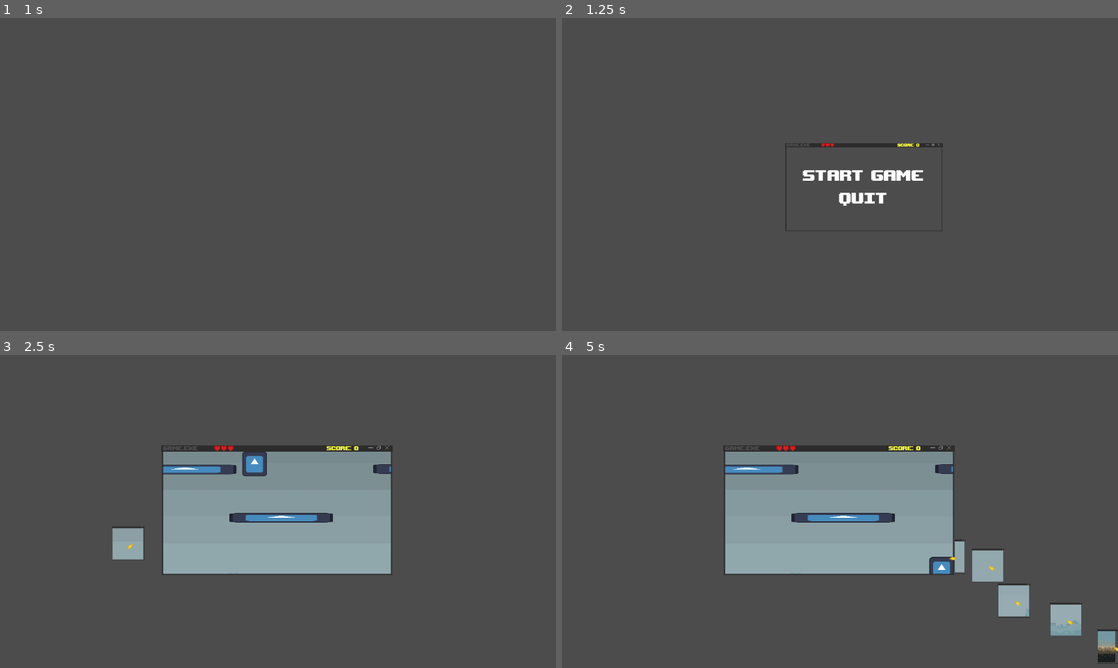
Above: before the commit, frames 1-4 (two rows, left to right).
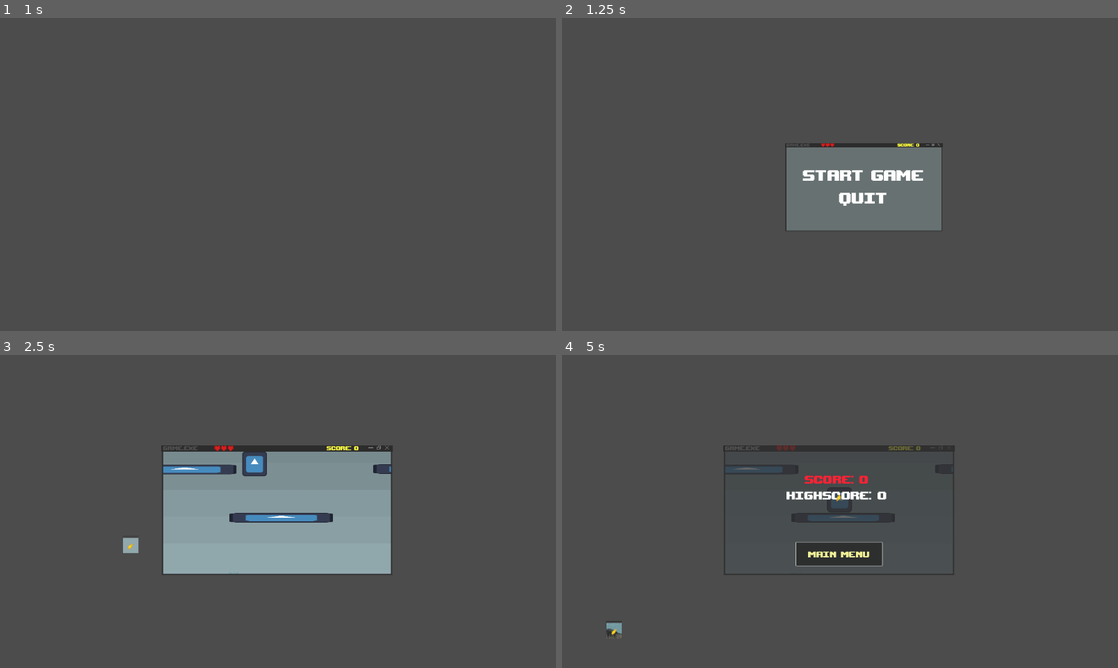
Above: after the commit, the same moments.

Repository: jacmaxmat/gamejam-dns
Game: Godot game, scene res://system obstacles/main.tscn
The game is run twice, just before and just after one commit, with the same random seed, the same clock (stepped at 60 frames per second) and the same inputs. The engine's default icon, where the game draws it, is replaced by a stand-in: a white triangle on a blue panel in a dark square.
Inputs (mouse positions are in pixels of both pictures, inside the frame that each line leads up to):
- Up to frame 1 (1 s): tap Enter at 0.5 s; move the mouse to (400, 158) at 0.52 s; press the mouse at (400, 158) at 0.53 s; hold D (move_right) from 0.53 s (still down); tap Space (jump) at 0.77 s
- Up to frame 2 (1.25 s): keep holding D (move_right)
- Up to frame 3 (2.5 s): release D (move_right) at 1.25 s; release the mouse at (400, 495) at 1.25 s; click "Start Game" at 1.25 s; tap Space (jump) at 2, 2.27 s; move the mouse to (166, 527) at 2.02 s; hold D (move_right) from 2.03 s (still down); click (166, 527) at 2.1 s
- Up to frame 4 (5 s): move the mouse to (895, 442) at 2.77 s; release D (move_right) at 2.78 s; press the mouse at (895, 442) at 2.78 s; hold Left (ui_left) 2.78-3.53 s; move the mouse to (812, 574) at 3.52 s; release the mouse at (812, 574) at 3.53 s; hold D (move_right) from 3.53 s (still down); click (812, 574) at 3.6 s; tap Up (ui_up) at 3.77, 4.52 s; move the mouse to (1006, 558) at 4.27 s; press the mouse at (1006, 558) at 4.28 s

Frame 1 is identical in both runs. In frame 2, 6.7% of the frame differs, in the area x 40-69%, y 41-68%; in frame 3, 0.4%; in frame 4, 18%, in the area x 7-100%, y 28-99%.

Commit message:
Grywalne

Diff:
--- a/Player/Bullet.tscn
+++ b/Player/Bullet.tscn
@@ -50,13 +50,20 @@
 
 [node name="SubViewportContainer" parent="." unique_id=2093898323 instance=ExtResource("3_ft26q")]
 z_index = -4
-offset_left = -38.0
-offset_top = -36.0
-offset_right = 42.0
-offset_bottom = 44.0
+offset_left = -16.0
+offset_top = -16.0
+offset_right = 16.0
+offset_bottom = 16.0
 
-[node name="TextureRect" parent="SubViewportContainer/SubViewport" parent_id_path=PackedInt32Array(2093898323, 1565600406) index="0" unique_id=1998533188]
+[node name="SubViewport" parent="SubViewportContainer" index="0" unique_id=1565600406]
+size = Vector2i(32, 32)
+
+[node name="TextureRect" parent="SubViewportContainer/SubViewport" index="0" unique_id=1998533188]
 z_index = -4
+
+[node name="Sprite2D" parent="SubViewportContainer" index="1" unique_id=1382969170]
+position = Vector2(15.500002, 13.999998)
+scale = Vector2(0.06874999, 0.13333334)
 
 [connection signal="area_entered" from="BulletHitbox" to="." method="_on_bullet_hitbox_area_entered"]
 [connection signal="screen_exited" from="BulletHitbox/VisibleOnScreenNotifier2D" to="BulletHitbox" method="_on_visible_on_screen_notifier_2d_screen_exited"]
--- a/Player/Player.tscn
+++ b/Player/Player.tscn
@@ -221,6 +221,9 @@
 states/legs_idle/position = Vector2(352, 97)
 transitions = ["Start", "legs_idle", SubResource("AnimationNodeStateMachineTransition_v0k0e"), "legs_idle", "End", SubResource("AnimationNodeStateMachineTransition_5wa8t"), "legs_idle", "jump", SubResource("AnimationNodeStateMachineTransition_p7tob")]
 
+[sub_resource type="RectangleShape2D" id="RectangleShape2D_bhunq"]
+size = Vector2(18, 18.5)
+
 [node name="Player" type="CharacterBody2D" unique_id=283957801 node_paths=PackedStringArray("gravity_component", "input_component", "movement_component", "jump_component", "shooting_component", "aim_component", "animation_component")]
 scale = Vector2(2, 2)
 collision_layer = 2
@@ -291,3 +294,12 @@
 position = Vector2(0, 1)
 scale = Vector2(0.2, 0.2)
 texture = ExtResource("2_p34sf")
+
+[node name="PlayerHurtbox" type="Area2D" parent="." unique_id=1514838771]
+collision_layer = 512
+collision_mask = 0
+
+[node name="CollisionShape2D" type="CollisionShape2D" parent="PlayerHurtbox" unique_id=1187250055]
+position = Vector2(0, 0.75)
+shape = SubResource("RectangleShape2D_bhunq")
+debug_color = Color(0.66653115, 0.51161075, 0, 0.41960785)
--- a/Player/player.gd
+++ b/Player/player.gd
@@ -25,4 +25,4 @@
 	move_and_slide()
 
 func hit(amount):
-	Global.change_health(amount)
+	Global.update_health(amount)
--- a/enemy.gd
+++ b/enemy.gd
@@ -12,15 +12,24 @@
 # Called every frame. 'delta' is the elapsed time since the previous frame.
 func _process(delta: float) -> void:
 	global_position= global_position.move_toward(target.global_position + Vector2(240,135), move_speed * delta)
+	if global_position.distance_to(Global.player.global_position + Vector2(240,135)) < 32:
+		Global.player.hit(1)
+		queue_free()
 
 func _on_area_2d_body_entered(body: Node2D) -> void:
 	print(body)
-	if body.has_method("hit"):
-		body.hit(1)
-	queue_free()
-
+	#if body.has_method("hit"):
+		#body.hit(1)
+	#queue_free()
+	#
 func hit(damage):
 	health -= damage
 	if health <= 0:
 		Global.add_score(50)
 		queue_free()
+
+func _on_area_2d_area_entered(area: Area2D) -> void:
+	pass
+	#if area.has_method("hit"):
+		#area.hit(1)
+	#queue_free()
--- a/enemy.tscn
+++ b/enemy.tscn
@@ -11,17 +11,18 @@
 [node name="Enemy" type="Node2D" unique_id=1783562719]
 script = ExtResource("1_4gyqm")
 
+[node name="Sprite2D" type="Sprite2D" parent="." unique_id=620188988]
+scale = Vector2(0.3, 0.3)
+texture = ExtResource("1_7k104")
+
 [node name="Area2D" type="Area2D" parent="." unique_id=2071093548]
 collision_layer = 8
-collision_mask = 2
+collision_mask = 512
 script = ExtResource("2_iifgy")
 
 [node name="CollisionShape2D" type="CollisionShape2D" parent="Area2D" unique_id=13519060]
 shape = SubResource("CircleShape2D_bhunq")
-
-[node name="Sprite2D" type="Sprite2D" parent="." unique_id=620188988]
-scale = Vector2(0.3, 0.3)
-texture = ExtResource("1_7k104")
+debug_color = Color(0.93546635, 0.11627, 0.564135, 0.41960785)
 
 [node name="SubViewportContainer" parent="." unique_id=2093898323 instance=ExtResource("3_qi2p4")]
 z_index = -3
@@ -34,6 +35,7 @@
 position = Vector2(32, 31.000002)
 scale = Vector2(0.13333333, 0.25185186)
 
+[connection signal="area_entered" from="Area2D" to="." method="_on_area_2d_area_entered"]
 [connection signal="body_entered" from="Area2D" to="." method="_on_area_2d_body_entered"]
 
 [editable path="SubViewportContainer"]
--- a/enemy_flying.gd
+++ b/enemy_flying.gd
@@ -20,7 +20,9 @@
 	if global_position.distance_to(target.global_position + target_offset) < 100:
 		if $ShootTimer.is_stopped():
 			$ShootTimer.start()
-
+	if global_position.distance_to(Global.player.global_position + Vector2(240,135)) < 32:
+		Global.player.hit(1)
+		queue_free()
 
 func _on_area_2d_body_entered(body: Node2D) -> void:
 	if body.has_method("hit"):
--- a/falling_projectile.gd
+++ b/falling_projectile.gd
@@ -10,7 +10,9 @@
 # Called every frame. 'delta' is the elapsed time since the previous frame.
 func _process(delta: float) -> void:
 	global_position.y += falling_speed * delta
-
+	if global_position.distance_to(Global.player.global_position + Vector2(240,135)) < 32:
+		Global.player.hit(1)
+		queue_free()
 
 func _on_area_entered(area: Area2D) -> void:
 	if area.has_method("hit"):
--- a/menus/final_screen.gd
+++ b/menus/final_screen.gd
@@ -15,11 +15,19 @@
 	#initialize_your_stats()
 
 func _process(delta):
-	pass
+	if Global.is_game_over:
+		game_over()
 
 #func _on_retry_pressed() -> void:
 	#get_tree().paused = false
 	#get_tree().reload_current_scene()
+
+func game_over():
+	Global.window.global_position = Global.window.global_position.move_toward(Vector2(334.0,187.0), 10)
+	Global.window.frame.size = Global.window.frame.size.move_toward(Vector2(480,270), 10)
+	if Global.window.global_position == Vector2(334.0,187.0) and Global.window.frame.size == Vector2(480,270):
+		$Menu.grab_focus()
+		visible = true
 
 
 func _on_menu_pressed() -> void:
--- a/menus/final_screen.tscn
+++ b/menus/final_screen.tscn
@@ -13,7 +13,6 @@
 grow_vertical = 2
 
 [node name="FinalScreen" type="Control" parent="." unique_id=805079245]
-visible = false
 layout_mode = 1
 anchors_preset = 15
 anchor_right = 1.0
@@ -23,12 +22,15 @@
 script = ExtResource("1_pyxie")
 
 [node name="TextureRect2" type="TextureRect" parent="FinalScreen" unique_id=642151123]
-visible = false
 modulate = Color(0.19607843, 0.19607843, 0.19607843, 0.7411765)
 layout_mode = 1
 anchors_preset = 15
 anchor_right = 1.0
 anchor_bottom = 1.0
+offset_left = 300.0
+offset_top = 130.0
+offset_right = -288.0
+offset_bottom = -226.0
 grow_horizontal = 2
 grow_vertical = 2
 
@@ -81,6 +83,7 @@
 offset_right = 850.0
 offset_bottom = 401.0
 scale = Vector2(0.5, 0.5)
+theme_override_colors/font_focus_color = Color(0.9490196, 0.9490196, 0.59607846, 1)
 theme_override_fonts/font = ExtResource("2_30ftb")
 theme_override_font_sizes/font_size = 48
 text = "Main Menu"
--- a/menus/title_screen.tscn
+++ b/menus/title_screen.tscn
@@ -1,6 +1,7 @@
 [gd_scene format=3 uid="uid://s1otfbodyphd"]
 
 [ext_resource type="Script" uid="uid://b2r2dysbk44y1" path="res://menus/title_screen.gd" id="1_m4alt"]
+[ext_resource type="Texture2D" uid="uid://f048om40enbm" path="res://assety/b.png" id="2_dpr3f"]
 [ext_resource type="FontFile" uid="uid://e20nougn4186" path="res://font/upheaval/upheavtt.ttf" id="2_i63b8"]
 
 [sub_resource type="StyleBoxFlat" id="StyleBoxFlat_frbl3"]
@@ -10,7 +11,6 @@
 
 [node name="TitleScreen" type="Control" unique_id=1027695133]
 process_mode = 2
-visible = false
 layout_mode = 3
 anchors_preset = 15
 anchor_right = 1.0
@@ -18,6 +18,15 @@
 grow_horizontal = 2
 grow_vertical = 2
 script = ExtResource("1_m4alt")
+
+[node name="TextureRect" type="TextureRect" parent="." unique_id=2048770605]
+modulate = Color(0.40784314, 0.44705883, 0.44705883, 1)
+layout_mode = 0
+offset_left = 539.0
+offset_top = 212.0
+offset_right = 603.0
+offset_bottom = 281.0
+texture = ExtResource("2_dpr3f")
 
 [node name="VBoxContainer" type="VBoxContainer" parent="." unique_id=587451159]
 layout_mode = 1
@@ -31,12 +40,14 @@
 grow_vertical = 2
 
 [node name="StartGameButton" type="Button" parent="VBoxContainer" unique_id=871562043]
+texture_filter = 1
 layout_mode = 2
 size_flags_horizontal = 4
 size_flags_vertical = 0
 focus_neighbor_top = NodePath("../QuitButton")
 focus_neighbor_bottom = NodePath("../QuitButton")
 theme_override_colors/font_color = Color(1, 1, 1, 1)
+theme_override_colors/font_focus_color = Color(0.8117647, 0.6745098, 0.32941177, 1)
 theme_override_colors/font_pressed_color = Color(0.580392, 0.580392, 0.580392, 1)
 theme_override_colors/font_hover_color = Color(0.823529, 0.823529, 0.823529, 1)
 theme_override_fonts/font = ExtResource("2_i63b8")
@@ -48,12 +59,14 @@
 alignment = 0
 
 [node name="QuitButton" type="Button" parent="VBoxContainer" unique_id=1928437320]
+texture_filter = 1
 layout_mode = 2
 size_flags_horizontal = 4
 size_flags_vertical = 0
 focus_neighbor_top = NodePath("../StartGameButton")
 focus_neighbor_bottom = NodePath("../StartGameButton")
 theme_override_colors/font_color = Color(1, 1, 1, 1)
+theme_override_colors/font_focus_color = Color(0.8117647, 0.6745098, 0.32941177, 1)
 theme_override_colors/font_pressed_color = Color(0.580392, 0.580392, 0.580392, 1)
 theme_override_colors/font_hover_color = Color(0.823529, 0.823529, 0.823529, 1)
 theme_override_fonts/font = ExtResource("2_i63b8")
--- a/project.godot
+++ b/project.godot
@@ -27,7 +27,6 @@
 window/size/borderless=true
 window/size/always_on_top=true
 window/size/transparent=true
-window/size/no_focus=true
 window/hdr/request_hdr_output=true
 window/stretch/mode="viewport"
 window/stretch/aspect="expand"
--- a/system obstacles/Global.gd
+++ b/system obstacles/Global.gd
@@ -26,13 +26,9 @@
 
 # Called every frame. 'delta' is the elapsed time since the previous frame.
 func _process(delta: float) -> void:
-	#if Input.is_action_just_pressed("ui_left"):
-		#game_over()
-	if is_game_over:
-		window.global_position = window.global_position.move_toward(Vector2(334.0,187.0), 10)
-		window.frame.size = window.frame.size.move_toward(Vector2(480,270), 10)
-		if window.global_position == Vector2(334.0,187.0) and window.frame.size == Vector2(480,270):
-			final_screen.visible = true
+	if Input.is_action_just_pressed("ui_left"):
+		game_over()
+	pass
 
 
 func add_score(amount):
@@ -40,12 +36,12 @@
 	hud.update_score(amount)
 
 func update_health(amount):
-	player.health = clamp(player.health, player.health+amount, 0)
+	player.health = max(0, player.health-amount)
 	hud.update_health(player.health)
 	if player.health <= 0:
 		game_over()
 
-
 func game_over():
+	final_screen.game_over()
 	get_tree().paused = true
 	is_game_over = true
--- a/system obstacles/camera_2d.gd
+++ b/system obstacles/camera_2d.gd
@@ -4,7 +4,7 @@
 # Called when the node enters the scene tree for the first time.
 func _ready() -> void:
 	Global.cam = self
-
+	global_position = get_parent().get_parent().get_parent().global_position
 # Called every frame. 'delta' is the elapsed time since the previous frame.
 func _process(delta: float) -> void:
 
--- a/system obstacles/cursor.gd
+++ b/system obstacles/cursor.gd
@@ -27,10 +27,12 @@
 
 func hit(damage):
 	health -= damage
+	$bialykursor.visible = true
 	if health <= 0:
 		Global.add_score(30)
 		queue_free()
-
+	await get_tree().create_timer(.1).timeout
+	$bialykursor.visible = false
 
 func _on_area_2d_area_entered(area: Area2D) -> void:
 	is_dragging = true
--- a/system obstacles/cursor.tscn
+++ b/system obstacles/cursor.tscn
@@ -2,15 +2,16 @@
 
 [ext_resource type="Script" uid="uid://dy0qn3xxo543q" path="res://system obstacles/cursor.gd" id="1_33ngw"]
 [ext_resource type="Texture2D" uid="uid://cq2toap4mqvbk" path="res://assety/kursor.png" id="2_33ngw"]
+[ext_resource type="Texture2D" uid="uid://cn7qrxm3bqud1" path="res://assety/kursorbialy.png" id="3_3b742"]
 
 [sub_resource type="RectangleShape2D" id="RectangleShape2D_5l68f"]
-size = Vector2(24, 24)
+size = Vector2(50, 48)
 
 [node name="Cursor" type="Node2D" unique_id=1389714305]
 script = ExtResource("1_33ngw")
 
 [node name="Sprite2D" type="Sprite2D" parent="." unique_id=1725713856]
-scale = Vector2(1.5, 1.5)
+scale = Vector2(2, 2)
 texture = ExtResource("2_33ngw")
 
 [node name="Area2D" type="Area2D" parent="." unique_id=410495786]
@@ -18,6 +19,13 @@
 collision_mask = 2097152
 
 [node name="CollisionShape2D" type="CollisionShape2D" parent="Area2D" unique_id=571265894]
+position = Vector2(-2, -2)
 shape = SubResource("RectangleShape2D_5l68f")
 
+[node name="bialykursor" type="Sprite2D" parent="." unique_id=118420746]
+visible = false
+z_index = 1
+scale = Vector2(2, 2)
+texture = ExtResource("3_3b742")
+
 [connection signal="area_entered" from="Area2D" to="." method="_on_area_2d_area_entered"]
--- a/system obstacles/cursor_dragging.gd
+++ b/system obstacles/cursor_dragging.gd
@@ -9,10 +9,12 @@
 
 func hit(damage):
 	health -= damage
+	$bialykursor.visible = true
 	if health <= 0:
 		Global.add_score(30)
-		Global.cursors_dragging -=1
 		queue_free()
+	await get_tree().create_timer(.1).timeout
+	$bialykursor.visible = false
 
 # Called every frame. 'delta' is the elapsed time since the previous frame.
 func _process(delta: float) -> void:
--- a/system obstacles/cursor_dragging.tscn
+++ b/system obstacles/cursor_dragging.tscn
@@ -3,16 +3,17 @@
 [ext_resource type="Script" uid="uid://bst88428t8nxa" path="res://system obstacles/cursor_dragging.gd" id="1_b3fxp"]
 [ext_resource type="Texture2D" uid="uid://cq2toap4mqvbk" path="res://assety/kursor.png" id="2_b3fxp"]
 [ext_resource type="Script" uid="uid://clcc31u64h30n" path="res://system obstacles/cursordragginghurtbox.gd" id="3_1mjcm"]
+[ext_resource type="Texture2D" uid="uid://cn7qrxm3bqud1" path="res://assety/kursorbialy.png" id="4_yu3ed"]
 
 [sub_resource type="CircleShape2D" id="CircleShape2D_igwmr"]
-radius = 23.021729
+radius = 31.016125
 
 [node name="CursorDragging" type="Node2D" unique_id=2082774963]
 script = ExtResource("1_b3fxp")
 
 [node name="Sprite2D" type="Sprite2D" parent="." unique_id=1893719952]
 z_index = 1
-scale = Vector2(1.5, 1.5)
+scale = Vector2(2, 2)
 texture = ExtResource("2_b3fxp")
 
 [node name="Area2D" type="Area2D" parent="." unique_id=1341460598]
@@ -23,3 +24,9 @@
 
 [node name="CollisionShape2D" type="CollisionShape2D" parent="Area2D" unique_id=197889713]
 shape = SubResource("CircleShape2D_igwmr")
+
+[node name="bialykursor" type="Sprite2D" parent="." unique_id=1381523935]
+visible = false
+z_index = 1
+scale = Vector2(2, 2)
+texture = ExtResource("4_yu3ed")
--- a/system obstacles/main.tscn
+++ b/system obstacles/main.tscn
@@ -11,6 +11,7 @@
 [ext_resource type="PackedScene" uid="uid://k6bao6rhpn2" path="res://level.tscn" id="8_4avnr"]
 [ext_resource type="PackedScene" uid="uid://dxqolxv2isnx4" path="res://Player/Player.tscn" id="9_qqf7j"]
 [ext_resource type="FontFile" uid="uid://e20nougn4186" path="res://font/upheaval/upheavtt.ttf" id="11_lq1mb"]
+[ext_resource type="Texture2D" uid="uid://f048om40enbm" path="res://assety/b.png" id="11_qqf7j"]
 
 [sub_resource type="RectangleShape2D" id="RectangleShape2D_bhunq"]
 size = Vector2(41, 737)
@@ -178,15 +179,13 @@
 script = ExtResource("7_4avnr")
 
 [node name="TextureRect" type="TextureRect" parent="Window/WindowView/SubViewport" unique_id=649328313]
-z_index = -3
+z_index = -1
 texture_filter = 1
 anchors_preset = 15
 anchor_right = 1.0
 anchor_bottom = 1.0
-offset_left = -334.0
-offset_top = -187.0
-offset_right = 816.0
-offset_bottom = 459.0
+offset_right = 1150.0
+offset_bottom = 646.0
 grow_horizontal = 2
 grow_vertical = 2
 size_flags_horizontal = 6
@@ -201,11 +200,16 @@
 [node name="Level" parent="Window/WindowView/SubViewport" unique_id=1088217774 instance=ExtResource("8_4avnr")]
 
 [node name="TitleScreen" parent="Window" unique_id=1027695133 instance=ExtResource("7_mv0n7")]
-visible = true
 offset_left = -338.0
 offset_top = 202.0
 offset_right = -338.0
 offset_bottom = 202.0
+
+[node name="TextureRect" parent="Window/TitleScreen" index="0" unique_id=2048770605]
+offset_left = 342.0
+offset_top = -189.0
+offset_right = 814.0
+offset_bottom = 64.0
 
 [node name="Highscores" parent="Window" unique_id=1713517902 instance=ExtResource("6_mv0n7")]
 offset_left = 235.0
@@ -214,7 +218,15 @@
 offset_bottom = -132.0
 
 [node name="FinalScreen" parent="Window/Highscores" index="0" unique_id=805079245 node_paths=PackedStringArray("a_player")]
+visible = false
 a_player = NodePath("../../../AnimationPlayer")
+
+[node name="TextureRect2" parent="Window/Highscores/FinalScreen" index="0" unique_id=642151123]
+offset_left = -232.0
+offset_top = 133.0
+offset_right = 243.0
+offset_bottom = 398.0
+texture = ExtResource("11_qqf7j")
 
 [node name="Retry" parent="Window/Highscores/FinalScreen" index="2" unique_id=518377491]
 offset_left = -42.0
@@ -290,4 +302,5 @@
 [editable path="OutsideGameManager"]
 [editable path="Window"]
 [editable path="Window/WindowView/SubViewport/Player"]
+[editable path="Window/TitleScreen"]
 [editable path="Window/Highscores"]
--- /dev/null
+++ b/system obstacles/ok.gd
@@ -0,0 +1,4 @@
+extends Area2D
+
+func hit(amount):
+	get_parent().hit(amount)
--- a/system obstacles/popup.gd
+++ b/system obstacles/popup.gd
@@ -1,8 +1,18 @@
 extends CharacterBody2D
+
+@export var health := 6
+
+@export var sprite1: Texture
+@export var sprite2: Texture
+@export var sprite3: Texture
+@export var sprite4: Texture
+
+@onready var sprites = [sprite1, sprite2, sprite3, sprite4]
 
 @export var speed = 15
 
 func _ready() -> void:
+	$Sprite2D.texture = sprites[randi_range(0, sprites.size()-1)]
 	#global_position.x = randi_range(100, 1820)
 	#global_position.y = randi_range(100, 980)
 	var direction = global_position.direction_to(Global.window.global_position)
@@ -14,3 +24,11 @@
 	var collision = move_and_collide(velocity * delta)
 	if collision:
 		velocity = velocity.bounce(collision.get_normal())
+
+func hit(amount):
+	$bialyok.visible = true
+	health-=amount
+	if health <= 0:
+		queue_free()
+	await get_tree().create_timer(.1).timeout
+	$bialyok.visible=false
--- a/system obstacles/popup.tscn
+++ b/system obstacles/popup.tscn
@@ -1,10 +1,15 @@
 [gd_scene format=3 uid="uid://dfyfwjfuri5wl"]
 
 [ext_resource type="Script" uid="uid://cqayyjm44ltcs" path="res://system obstacles/popup.gd" id="1_y1rju"]
-[ext_resource type="Texture2D" uid="uid://iqfm3qnjsu0k" path="res://system obstacles/icon.svg" id="2_he16x"]
+[ext_resource type="Texture2D" uid="uid://dw0lll0yi0od3" path="res://assety/popup_error.png" id="2_u1eis"]
+[ext_resource type="Texture2D" uid="uid://rry2g5tcb4ac" path="res://assety/popup_firewall.png" id="3_dcey8"]
+[ext_resource type="Texture2D" uid="uid://4uop6mu1xmf8" path="res://assety/popup_historia.png" id="4_1lbg3"]
+[ext_resource type="Texture2D" uid="uid://dkk8focqficlg" path="res://assety/popup_mamuski.png" id="5_hwacq"]
+[ext_resource type="Script" uid="uid://bjgsi2aoyu47a" path="res://system obstacles/ok.gd" id="6_u1eis"]
+[ext_resource type="Texture2D" uid="uid://f048om40enbm" path="res://assety/b.png" id="7_dcey8"]
 
 [sub_resource type="RectangleShape2D" id="RectangleShape2D_bhunq"]
-size = Vector2(128, 128)
+size = Vector2(256, 128)
 
 [sub_resource type="Animation" id="Animation_y1rju"]
 length = 0.001
@@ -43,15 +48,23 @@
 &"new_animation": SubResource("Animation_he16x")
 }
 
+[sub_resource type="RectangleShape2D" id="RectangleShape2D_riqys"]
+size = Vector2(68, 27)
+
 [node name="Popup" type="CharacterBody2D" unique_id=999077596]
 scale = Vector2(1e-05, 1e-05)
 collision_layer = 0
 collision_mask = 32
 script = ExtResource("1_y1rju")
-speed = 200
+sprite1 = ExtResource("2_u1eis")
+sprite2 = ExtResource("3_dcey8")
+sprite3 = ExtResource("4_1lbg3")
+sprite4 = ExtResource("5_hwacq")
+speed = 100
 
 [node name="Sprite2D" type="Sprite2D" parent="." unique_id=1434749119]
-texture = ExtResource("2_he16x")
+scale = Vector2(2, 2)
+texture = ExtResource("5_hwacq")
 
 [node name="CollisionShape2D" type="CollisionShape2D" parent="." unique_id=1143563576]
 shape = SubResource("RectangleShape2D_bhunq")
@@ -59,3 +72,25 @@
 [node name="AnimationPlayer" type="AnimationPlayer" parent="." unique_id=517695906]
 libraries/ = SubResource("AnimationLibrary_q8xnt")
 autoplay = &"new_animation"
+
+[node name="OK" type="Area2D" parent="." unique_id=925833526]
+collision_layer = 256
+collision_mask = 0
+script = ExtResource("6_u1eis")
+
+[node name="CollisionShape2D" type="CollisionShape2D" parent="OK" unique_id=1041118842]
+position = Vector2(0, 43.5)
+shape = SubResource("RectangleShape2D_riqys")
+
+[node name="bialyok" type="Sprite2D" parent="." unique_id=851688677]
+visible = false
+modulate = Color(1, 1, 1, 0.5921569)
+position = Vector2(5.722046e-06, 44)
+scale = Vector2(1.0625001, 0.40579712)
+texture = ExtResource("7_dcey8")
+
+[node name="okkk" type="Sprite2D" parent="." unique_id=1782716378]
+modulate = Color(1, 0, 0, 0.47843137)
+position = Vector2(5.722046e-06, 44)
+scale = Vector2(1.0625001, 0.40579712)
+texture = ExtResource("7_dcey8")
--- a/system obstacles/window.tscn
+++ b/system obstacles/window.tscn
@@ -43,13 +43,16 @@
 [node name="CollisionShape2D" type="CollisionShape2D" parent="." unique_id=1169904597]
 shape = SubResource("RectangleShape2D_riqys")
 
-[node name="HUD" type="HBoxContainer" parent="." unique_id=42208087]
+[node name="HUD" type="HBoxContainer" parent="." unique_id=42208087 node_paths=PackedStringArray("heart1", "heart2", "heart3")]
 offset_left = 342.0
 offset_top = -13.0
 offset_right = 394.0
 offset_bottom = 27.0
 alignment = 1
 script = ExtResource("3_8lrwx")
+heart1 = NodePath("../Heart1")
+heart2 = NodePath("../Heart2")
+heart3 = NodePath("../Heart3")
 
 [node name="Score" type="Label" parent="HUD" unique_id=362071204]
 layout_mode = 2
Binary file added: assety/b.png
Not shown, added: assety/b.png.import
Binary file changed: assety/kursor.png
Binary file added: assety/kursorbialy.png
Not shown, added: assety/kursorbialy.png.import
Not shown, added: system obstacles/ok.gd.uid
